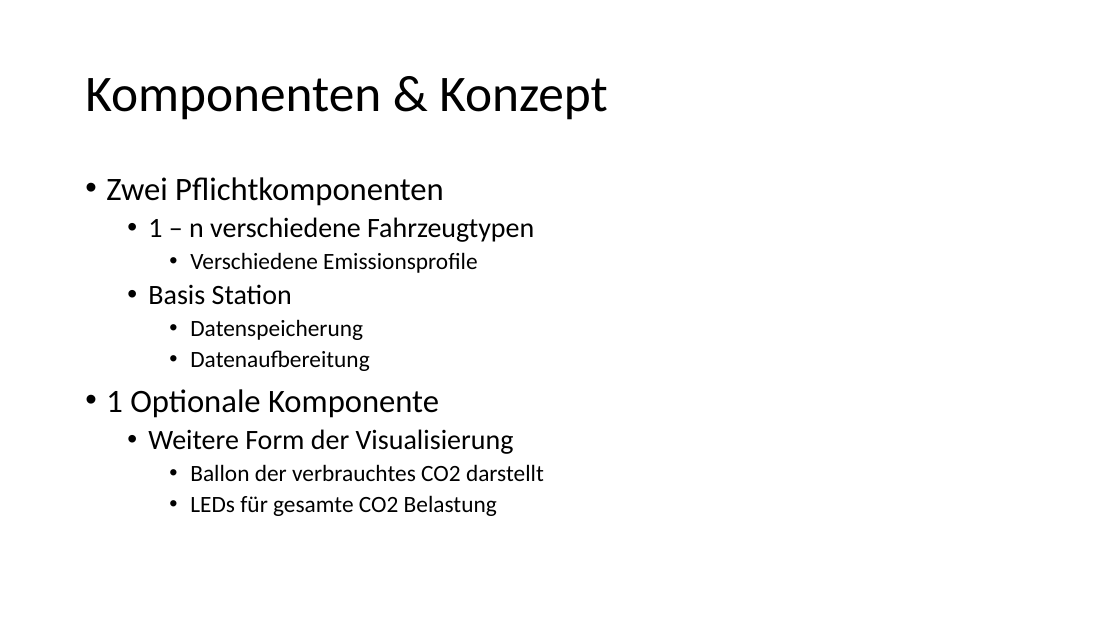
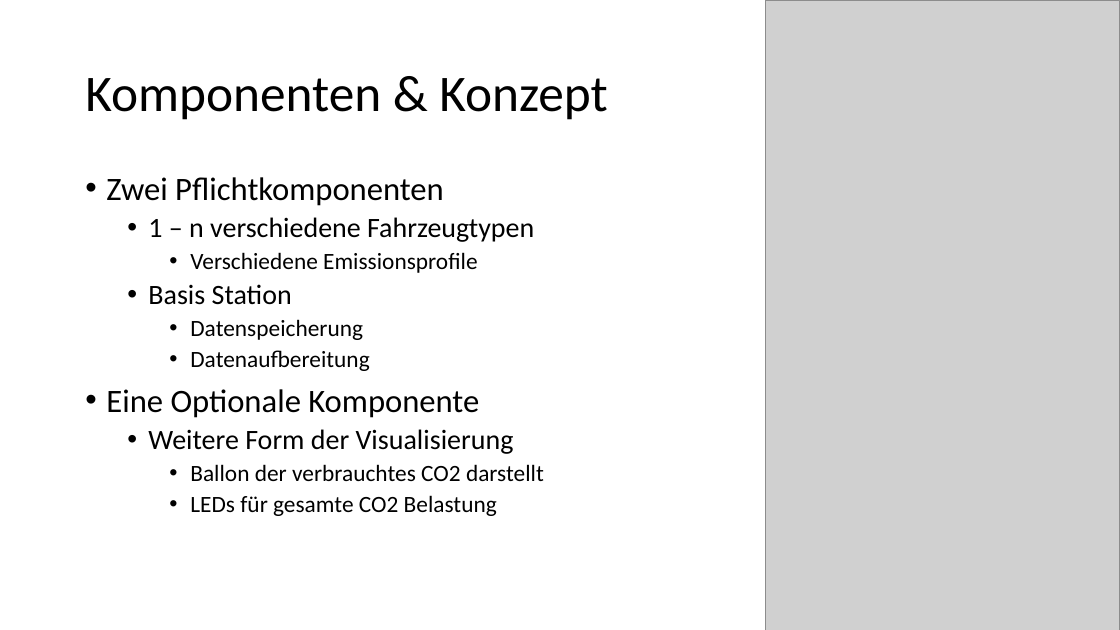
Before and after one commit to simonhauck/M-AI-SmartCars, a slide deck: slide 4 of workshops/2019_10_09/Präsentation 08_10_2019.pptx. Drawn at 1120x630 pixels with LibreOffice and Linux fonts; fonts in the diff are those of the drawing; grey boxes stand for pictures; background and template pictures are left out. Boxes give left, top, right and bottom in pixels: in the first picture for what was removed or moved away, otherwise in the second. Text is boxed around its words. In the diff, an @@ line names an element or a change of style, - is before the commit and + after.

Commit message:
added background to slides added images to repo and slides

```diff
--- a/workshops/2019_10_09/Präsentation 08_10_2019.pptx
+++ b/workshops/2019_10_09/Präsentation 08_10_2019.pptx
@@ picture added at (766,0,1120,630) @@
@@ text at (106,389,479,418): text changed @@
-• 1 Optionale Komponente
+• Eine Optionale Komponente
```
Also in this commit, not shown: 5 other slides changed, 1 slide removed, 16 other files.
